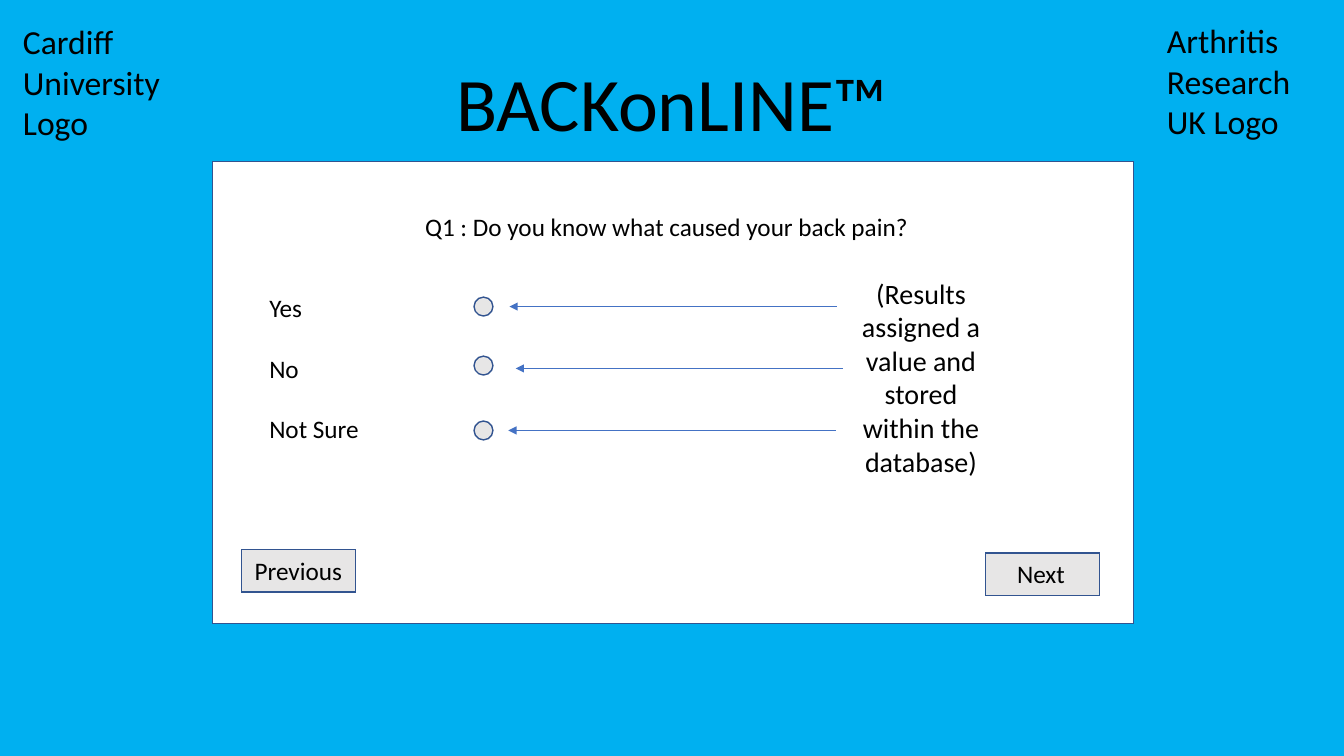
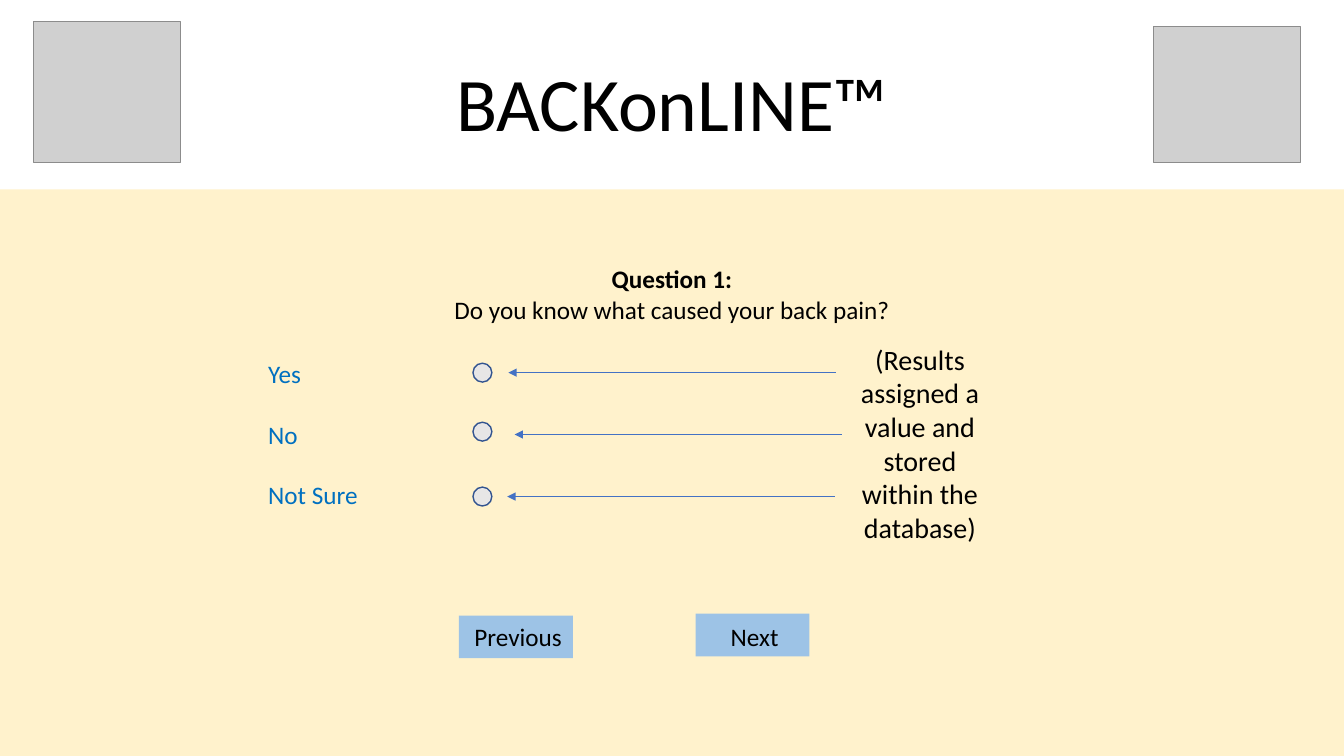
Before and after one commit to SQUIZXZ/Back-pain-consultation-web-app, a slide deck: slide 1 of SLIDES/SiteDesign.pptx. Drawn at 1344x756 pixels with LibreOffice and Linux fonts; fonts in the diff are those of the drawing; grey boxes stand for pictures. Boxes give left, top, right and bottom in pixels: in the first picture for what was removed or moved away, otherwise in the second. Text is boxed around its words. In the diff, an @@ line names an element or a change of style, - is before the commit and + after.

Commit message:
Design features

```diff
--- a/SLIDES/SiteDesign.pptx
+++ b/SLIDES/SiteDesign.pptx
@@ background #00B0F0 to #FFFFFF @@
@@ picture added at (33, 21, 179, 162) @@
@@ picture added at (1153, 27, 1300, 163) @@
@@ text removed at (1167, 29, 1290, 140) @@
-Arthritis Research UK Logo
@@ text removed at (23, 30, 160, 141) @@
-Cardiff University Logo
@@ rectangle added at (0, 190, 1344, 756), fill #FFF2CC, 18 pt, text #FFFFFF @@
+y
@@ rectangle: place and size @@
-rectangle at (213, 161, 1134, 623)
+rectangle at (221, 215, 1142, 677)
@@ rectangle at (221, 215, 1142, 677): fill #FFFFFF to #FFF2CC; outline #325491 1 pt to none @@
@@ text at (454, 270, 889, 323): text changed @@
-Q1 : Do you know what caused your back pain?
+Question 1:
+Do you know what caused your back pain?
@@ text "Yes" at (268, 366, 358, 504): text colour #000000 to #0070C0 @@
@@ 3 ellipses, 3 arrows, 2 texts: place and size @@
-3 ellipses, 3 arrows, 2 texts at (269, 283, 980, 476)
+3 ellipses, 3 arrows, 2 texts at (268, 349, 979, 542)
@@ rectangle: place and size @@
-rectangle at (242, 549, 356, 592)
+rectangle at (459, 616, 573, 658)
@@ rectangle at (459, 616, 573, 658): fill #E7E6E6 to #9DC3E6; outline #325491 1 pt to none @@
@@ text "Previous": place and size @@
-text "Previous" at (255, 562, 342, 580)
+text "Previous" at (474, 628, 561, 646)
@@ rectangle at (696, 614, 810, 656): fill #E7E6E6 to #9DC3E6; outline #325491 1 pt to none @@
@@ rectangle: place and size @@
-rectangle at (986, 554, 1100, 596)
+rectangle at (696, 614, 810, 656)
@@ text "Next": place and size @@
-text "Next" at (1017, 567, 1065, 583)
+text "Next" at (731, 630, 779, 646)
```
